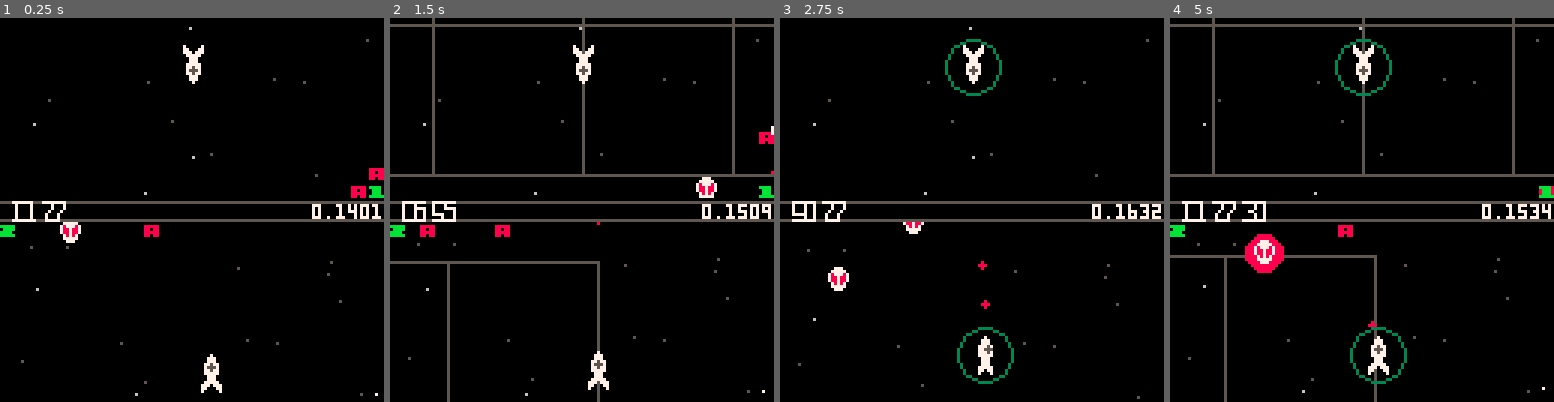
Above: before the commit, frames 1-4 (left to right).
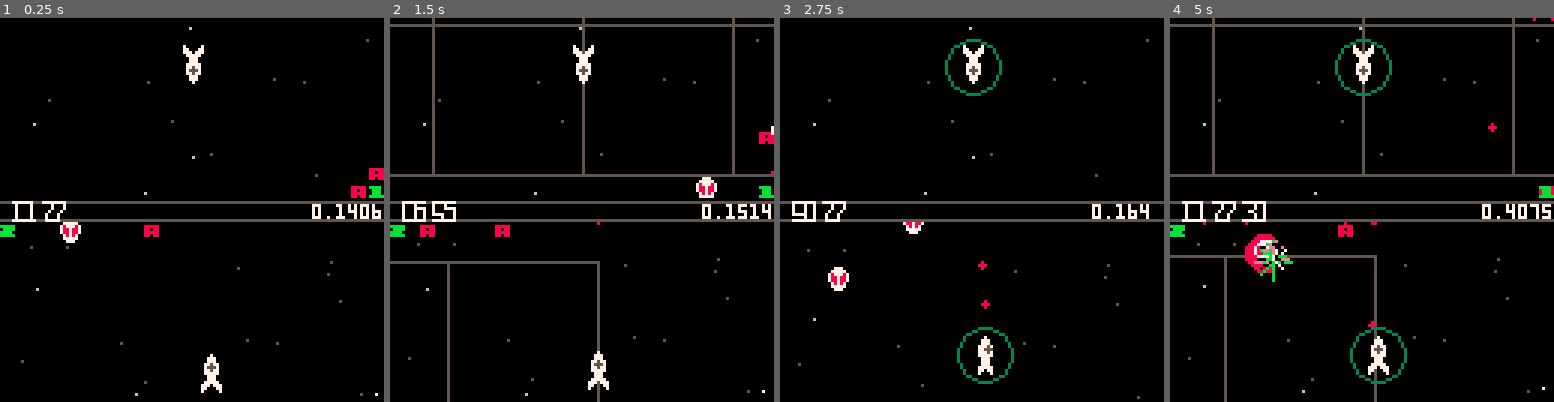
Above: after the commit, the same moments.

Repository: catnipped/friendlyfire
Game: PICO-8 cartridge friendlyfire.p8
Two runs of this game, one before a commit and one after it. Both use one fixed random seed, a clock stepped at 60 frames per second and the inputs below.
Inputs:
- Up to frame 1 (0.25 s): no input
- Up to frame 2 (1.5 s): tap O (Z key) at 0.7 s
- Up to frame 3 (2.75 s): hold Right 1.6-2.1 s; tap O (Z key) at 1.7, 2.1, 2.5 s; hold Up 2.15-2.42 s; hold Right from 2.47 s (still down)
- Up to frame 4 (5 s): tap O (Z key) every 0.4 s from 2.9 to 4.9 s; release Right at 3.03 s; hold Left 3.08-3.58 s; hold Down 3.63-3.97 s; hold Right 4.02-4.68 s; hold Up from 4.73 s (still down)

The runs differ from the first frame. In frame 1, less than 0.1% of the frame differs, in the area x 96-100%, y 48-52%; in frame 2, less than 0.1%; in frame 3, 0.1%; in frame 4, 0.7%, in the area x 8-100%, y 0-69%.

Commit message:
camelCase

Diff:
--- a/friendlyfire.p8
+++ b/friendlyfire.p8
@@ -16,7 +16,7 @@
 			up = {0,-1},
 			down = {0,1}
 		},
-		stars = init_stars(64,3)
+		stars = initStars(64,3)
 	}
 	const = protect(const)
 	state = {
@@ -57,11 +57,11 @@
 		time = 0
 	}
 	printh("init")
-	state.enemies[1] = spawnenemy({64,64},"alien")
-	state.enemies[2] = spawnenemy({89,45},"alien")
-end
-
-function init_stars(a,layer)
+	state.enemies[1] = spawnEnemy({64,64},"alien")
+	state.enemies[2] = spawnEnemy({89,45},"alien")
+end
+
+function initStars(a,layer)
 	local stars = {}
 	for i = 1,layer do
 		local l = {}
@@ -79,7 +79,7 @@
   return sqrt(px*px + py*py)
 end
 
-function vector_normalize(vector)
+function vectorNormalize(vector)
 		local lvector = {0,0}
 		local len = sqrt(vector[1] * vector[1] + vector[2] * vector[2])
     if len ~= 0 and len ~= 1 then
@@ -155,8 +155,9 @@
 	local events = {}
 	lstate.players = updatePlayers(lstate.players, lstate.time, events)
 	lstate.enemies = updateEnemies(lstate.enemies, lstate.time, events)
-	lstate.projectiles = updateProjectiles(lstate.projectiles, events, lstate.players, lstate.enemies)
-	lstate = updateEvents(lstate,events)
+	lstate.projectiles = updateProjectiles(lstate.projectiles)
+	events = returnCollisions(events,lstate)
+	events = updateEvents(lstate,events)
 	lstate.animations = updateAnims(lstate.animations)
 
 	lstate.time += 1/60
@@ -175,7 +176,7 @@
 		lp.vx = lerp(lp.vx, 0, 0.05)
 		lp.vy = lerp(lp.vy, 0, 0.05)
 
-		if btn(4,lp.id-1) and cooldowntimer(time, lp) then
+		if btn(4,lp.id-1) and cooldownTimer(time, lp) then
 			local lproj = spawnProjectile(lp)
 			lp.cooldown = time
 			lp.rateoffire[1] = lp.rateoffire[2]
@@ -202,7 +203,7 @@
 	return lps
 end
 
-function cooldowntimer(time, p)
+function cooldownTimer(time, p)
 	if time - p.cooldown < p.rateoffire[1] then
 		return false
 	else
@@ -218,8 +219,46 @@
 	return lcam
 end
 
-
---PROJECTILE
+function returnCollisions(events, state)
+	local levents = {}
+	each(state.projectiles, function(i)
+		local collision = projCollisionCheck(i, state.players, state.enemies)
+		if collision != nil then
+			add(levents, {type = "collision", object = collision})
+		end
+	end)
+
+	for i in all(events) do
+		add(levents,i)
+	end
+	return levents
+end
+
+function projCollisionCheck(proj,players,enemies)
+	collision = nil
+
+	each(players, function(i)
+		if collisionCheck(i.x,i.y,proj.x,proj.y,i.rad,proj.rad,i.id,proj.id) then
+			printh("collision!")
+			collision = {
+				x = proj.x,
+				y = proj.y,
+			}
+		end
+	end)
+	each(enemies, function(i)
+		if collisionCheck(i.x,i.y,proj.x,proj.y,i.rad,proj.rad,i.id,proj.id) then
+			printh("collision!")
+			collision = {
+				x = proj.x,
+				y = proj.y,
+			}
+		end
+	end)
+	return collision
+end
+
+-- PROJECTILE
 function spawnProjectile(p)
 	local proj = {
 		id = p.id,
@@ -235,18 +274,13 @@
 	return proj
 end
 
-function updateProjectiles(projs, events, players, enemies)
+function updateProjectiles(projs)
 	local lprojs = {}
 	if #projs > 0 then
 		lprojs = funmap(projs, function(lproj)
 			lproj.x += lproj.vector[1] * lproj.velocity
 			lproj.y += lproj.vector[2] * lproj.velocity
-			local collision = projCollisionCheck(lproj, players, enemies)
-			if collision.x != nil then
-				add(events, {type = "collision", object = collision})
-			else
-				return lproj
-			end
+			return lproj
 		end)
 		lprojs = filter(lprojs, function (i)
 			return outOfBounds(i,const.limits) == false
@@ -255,7 +289,7 @@
 			return #lprojs < 100
 		end)
 	end
-	return lprojs
+	return lprojs, events
 end
 
 function outOfBounds(object,limits)
@@ -267,29 +301,6 @@
 	end
 end
 
-function projCollisionCheck(proj,players,enemies)
-	collision = {}
-	each(players, function(i)
-		if collisionCheck(i.x,i.y,proj.x,proj.y,i.rad,proj.rad,i.id,proj.id) then
-			printh("collision!")
-			collision = {
-				x = proj.x,
-				y = proj.y,
-			}
-		end
-	end)
-	each(enemies, function(i)
-		if collisionCheck(i.x,i.y,proj.x,proj.y,i.rad,proj.rad,i.id,proj.id) then
-			printh("collision!")
-			collision = {
-				x = proj.x,
-				y = proj.y,
-			}
-		end
-	end)
-	return collision
-end
-
 function collisionCheck(ax, ay, bx, by, ar, br, aid, bid)
 	if pythagoras(ax, ay, bx, by) < (ar + br) and aid != bid then
 		return true
@@ -299,7 +310,7 @@
 end
 
 -- ENEMY
-function spawnenemy(pos,type)
+function spawnEnemy(pos,type)
 	local enemy = {}
 	if type == "alien" then
 		enemy = {
@@ -343,7 +354,7 @@
 
 	each (newProjs, function (i)
 		add(lstate.projectiles, i.object)
-		local object = spawngfx("flare",i.object.x,i.object.y)
+		local object = spawnGfx("flare",i.object.x,i.object.y)
 		add(lstate.animations,object)
 	end)
 
@@ -352,7 +363,7 @@
 	end)
 
 	each (collisions, function (i)
-			local object = spawngfx("projcol",i.object.x,i.object.y)
+			local object = spawnGfx("projcol",i.object.x,i.object.y)
 			add(lstate.animations,object)
 	end)
 	return lstate
@@ -370,7 +381,7 @@
 	return lanims2
 end
 
-function spawngfx(type, lx, ly)
+function spawnGfx(type, lx, ly)
 	gfx = {}
 	if type == "flare" then
 		gfx = {
@@ -411,8 +422,8 @@
 --DRAW FUNCTIONS BELOW
 function _draw()
 	cls()
-	draw_player(state.players[2],0,60,-16)
-	draw_player(state.players[1],68,128,-112)
+	drawPlayer(state.players[2],0,60,-16)
+	drawPlayer(state.players[1],68,128,-112)
 	clip()
 	camera(0,0)
 	rect(-1,61,128,67,5)
@@ -425,12 +436,12 @@
 
 end
 
-function draw_player(p,y1,y2,yoffset)
+function drawPlayer(p,y1,y2,yoffset)
 	clip(0,y1,128,y2)
 	camera(p.cam.x-64,p.cam.y+yoffset)
 	pal()
 
-	draw_stars(p)
+	drawStars(p)
 	local lbounds = const.bounds
 	local cambounds = {x1 = p.cam.x-64, x2 = p.cam.x+64, y1 = p.cam.y+y1+yoffset, y2 = p.cam.y+y2+yoffset}
 	local box = const.bounds[p.id]
@@ -460,7 +471,7 @@
 		if outOfBounds(proj,cambounds) then
 			local x = mid((proj.x),p.cam.x-64,p.cam.x+63)
 		 	local y = mid((proj.y),p.cam.y+y1+yoffset,p.cam.y+y2+yoffset-1)
-			 if every(30) then circfill(x,y,0,8) end
+			if every(30) then circfill(x,y,0,8) end
 		else
 			spr(16,proj.x-proj.rad,proj.y-proj.rad)
 		end
@@ -492,7 +503,7 @@
 	end
 end
 
-function draw_stars(p)
+function drawStars(p)
 	local starcolors = {5,6,7}
 	for l = 1,#const.stars do
 		for s in all(const.stars[l]) do
